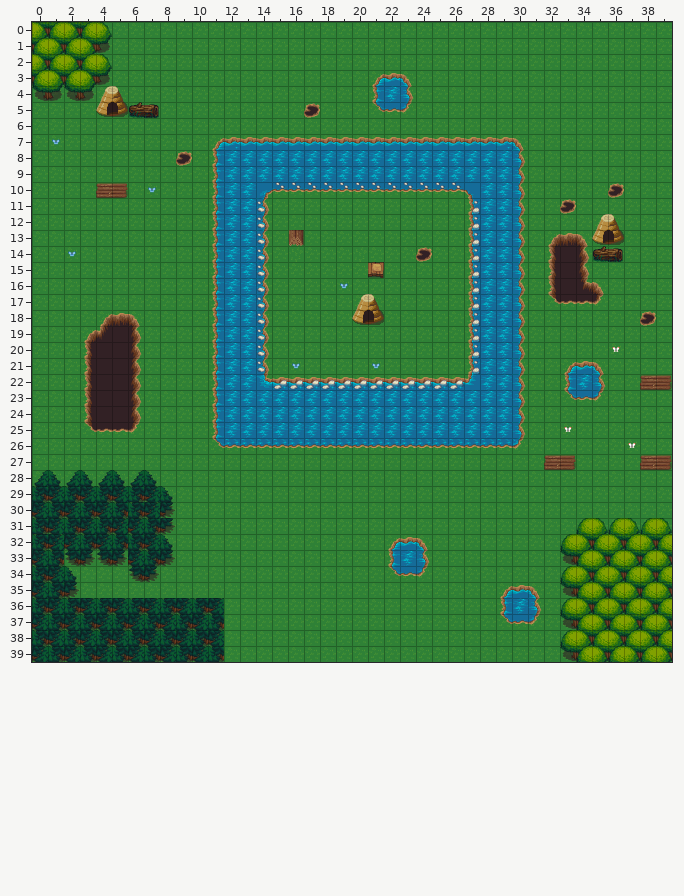
A Tiled map (JSON) gets an edit: Whereismyfriend/assets/map3.tmj. Above is the file before it was changed.
Cells are 32x32 px. Shown: x 0..39, y 0..39.
The same view after the edit:
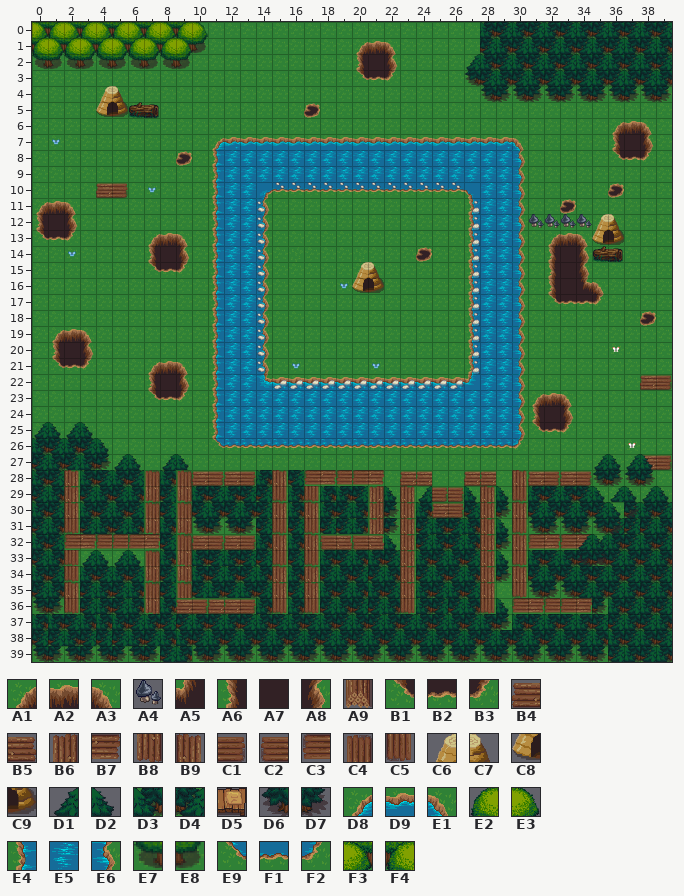
Key: from "forest_tiles": A1 6, A2 7, A3 8, A4 13, A5 21, A6 22, A7 23, A8 24, A9 30, B1 38, B2 39, B3 40, B4 43, B5 43 flipped left-right, B6 43 flipped on the diagonal, B7 43 turned 180, B8 43 turned 270, B9 43 turned 90, C1 44, C2 44 flipped left-right, C3 44 turned 180, C4 44 turned 270, C5 44 turned 90, C6 46, C7 47, C8 62, C9 63, D1 96, D2 97, D3 98, D4 99, D5 103, D6 112, D7 113, D8 116, D9 117, E1 118, E2 128, E3 129, E4 132, E5 133, E6 134, E7 144, E8 145, E9 148, F1 149, F2 150, F3 160, F4 161.
__ is an empty cell, .. an unchanged one.
See-through tiles are keyed as they look on the map.
Change:
--- layer "holelayer"
@@ x 0..23 @@
- 0 .. .. .. .. E3 .. .. .. .. .. .. .. .. .. .. .. .. .. .. .. .. .. .. ..
- 1 .. .. .. .. E8 .. .. .. .. .. .. .. .. .. .. .. .. .. .. .. __ __ __ ..
- 2 F3 F4 F3 F4 E3 .. .. .. .. .. .. .. .. .. .. .. .. .. .. .. __ __ __ ..
- 3 F4 F3 F4 F3 E8 .. .. .. .. .. .. .. .. .. .. .. .. .. .. .. __ D8 D9 E1
- 4 E7 E8 E7 E8 .. .. .. .. .. .. .. .. .. .. .. .. .. .. .. .. .. E4 E5 E6
- 5 .. .. .. .. .. .. .. .. .. .. .. .. .. .. .. .. .. .. .. .. .. E9 F1 F2
+ 0 .. .. .. .. __ .. .. .. .. .. .. .. .. .. .. .. .. .. .. .. .. .. .. ..
+ 1 .. .. .. .. __ .. .. .. .. .. .. .. .. .. .. .. .. .. .. .. A1 A2 A3 ..
+ 2 __ __ __ __ __ .. .. .. .. .. .. .. .. .. .. .. .. .. .. .. A6 A7 A8 ..
+ 3 __ __ __ __ __ .. .. .. .. .. .. .. .. .. .. .. .. .. .. .. B1 B2 B3 __
+ 4 __ __ __ __ .. .. .. .. .. .. .. .. .. .. .. .. .. .. .. .. .. __ __ __
+ 5 .. .. .. .. .. .. .. .. .. .. .. .. .. .. .. .. .. .. .. .. .. __ __ __
@@ x 0..34 @@
-11 __ __ __ .. .. .. .. .. .. .. .. .. .. .. .. .. .. .. .. .. .. .. .. .. .. .. .. .. .. .. .. .. .. .. ..
-12 __ __ __ .. .. .. .. .. .. .. .. .. .. .. .. .. .. .. .. .. .. .. .. .. .. .. .. .. .. .. .. __ __ __ __
-13 __ __ __ .. .. .. .. __ __ __ .. .. .. .. .. .. .. .. .. .. .. .. .. .. .. .. .. .. .. .. .. .. .. .. ..
-14 .. .. .. .. .. .. .. __ __ __ .. .. .. .. .. .. .. .. .. .. .. .. .. .. .. .. .. .. .. .. .. .. .. .. ..
-15 .. .. .. .. .. .. .. __ __ __ .. .. .. .. .. .. .. .. .. .. __ __ .. .. .. .. .. .. .. .. .. .. .. .. ..
-16 .. .. .. .. .. .. .. .. .. .. .. .. .. .. .. .. .. .. .. .. __ __ .. .. .. .. .. .. .. .. .. .. .. .. ..
+11 A1 A2 A3 .. .. .. .. .. .. .. .. .. .. .. .. .. .. .. .. .. .. .. .. .. .. .. .. .. .. .. .. .. .. .. ..
+12 A6 A7 A8 .. .. .. .. .. .. .. .. .. .. .. .. .. .. .. .. .. .. .. .. .. .. .. .. .. .. .. .. A4 A4 A4 A4
+13 B1 B2 B3 .. .. .. .. A1 A2 A3 .. .. .. .. .. .. .. .. .. .. .. .. .. .. .. .. .. .. .. .. .. .. .. .. ..
+14 .. .. .. .. .. .. .. A6 A7 A8 .. .. .. .. .. .. .. .. .. .. .. .. .. .. .. .. .. .. .. .. .. .. .. .. ..
+15 .. .. .. .. .. .. .. B1 B2 B3 .. .. .. .. .. .. .. .. .. .. C6 C7 .. .. .. .. .. .. .. .. .. .. .. .. ..
+16 .. .. .. .. .. .. .. .. .. .. .. .. .. .. .. .. .. .. .. .. C8 C9 .. .. .. .. .. .. .. .. .. .. .. .. ..
@@ x 0..39 @@
-18 .. .. .. .. A1 A2 A3 .. .. .. .. .. .. .. .. .. .. .. .. .. .. .. .. .. .. .. .. .. .. .. .. .. .. .. .. .. .. .. .. ..
-19 .. .. .. A1 A5 A7 A8 .. .. .. .. .. .. .. .. .. .. .. .. .. .. .. .. .. .. .. .. .. .. .. .. .. .. .. .. .. .. .. .. ..
-20 .. .. .. A6 A7 A7 A8 .. .. .. .. .. .. .. .. .. .. .. .. .. .. .. .. .. .. .. .. .. .. .. .. .. .. .. .. .. .. .. .. ..
-21 .. .. .. A6 A7 A7 A8 __ __ __ .. .. .. .. .. .. .. .. .. .. .. .. .. .. .. .. .. .. .. .. .. .. .. D8 D9 E1 .. .. .. ..
-22 .. .. .. A6 A7 A7 A8 __ __ __ .. .. .. .. .. .. .. .. .. .. .. .. .. .. .. .. .. .. .. .. .. .. .. E4 E5 E6 .. .. .. ..
-23 .. .. .. A6 A7 A7 A8 __ __ __ .. .. .. .. .. .. .. .. .. .. .. .. .. .. .. .. .. .. .. .. .. .. .. E9 F1 F2 .. .. .. ..
-24 .. .. .. A6 A7 A7 A8 .. .. .. .. .. .. .. .. .. .. .. .. .. .. .. .. .. .. .. .. .. .. .. .. .. .. .. .. .. .. .. .. ..
-25 __ __ __ B1 B2 B2 B3 .. .. .. .. .. .. .. .. .. .. .. .. .. .. .. .. .. .. .. .. .. .. .. .. .. .. .. .. .. .. .. .. ..
-26 __ __ __ __ __ .. .. .. .. .. .. .. .. .. .. .. .. .. .. .. .. .. .. .. .. .. .. .. .. .. .. .. .. .. .. .. .. .. .. ..
-27 __ __ __ __ __ __ __ .. __ __ .. .. .. .. .. .. .. .. .. .. .. .. .. .. .. .. .. .. .. .. .. .. B4 C1 .. __ __ .. .. ..
-28 D1 D2 D1 D2 D1 D2 D1 D2 __ __ __ __ __ __ __ __ __ __ __ __ __ __ .. __ __ .. .. __ __ .. __ __ __ __ __ __ __ .. .. ..
-29 D3 D4 D3 .. .. .. .. D4 D2 __ __ __ __ __ __ __ __ __ __ __ __ __ __ __ __ __ __ __ __ __ __ __ __ __ __ __ .. .. __ __
-30 D4 D3 D4 .. .. .. D3 D4 D7 __ __ __ __ __ __ __ __ __ __ __ __ __ __ __ __ __ __ __ __ __ __ __ __ __ __ __ .. __ __ __
-31 D3 D4 D3 .. .. .. D4 D3 D7 __ __ __ __ __ __ __ __ __ __ __ __ __ __ __ __ __ __ __ __ __ __ __ __ __ E2 E3 E2 E3 E2 E3
-32 .. .. D4 D3 D4 D3 D3 D4 D2 __ __ __ __ __ __ __ __ __ __ __ __ __ D8 D9 E1 __ __ __ __ __ __ __ __ E2 F3 F4 F3 F4 F3 F4
-33 .. .. D6 D7 D6 D7 D4 D3 D7 __ __ __ __ __ __ __ __ __ __ __ __ __ E4 E5 E6 __ __ __ __ __ __ __ __ E7 F4 F3 F4 F3 F4 F3
-34 .. .. D2 __ __ __ D6 D7 __ __ __ __ __ __ __ __ __ __ __ __ __ __ E9 F1 F2 __ __ __ __ __ __ __ __ E2 F3 F4 F3 F4 F3 F4
-35 .. .. D7 __ __ __ __ __ __ __ __ __ __ __ __ __ __ __ __ __ __ __ __ __ __ __ __ __ __ D8 D9 E1 __ E7 F4 F3 F4 F3 F4 F3
-36 D3 D4 D3 .. .. .. .. D4 .. D4 D3 D4 __ __ __ __ __ __ __ __ __ __ __ __ __ __ __ __ __ E4 E5 E6 __ E2 F3 F4 F3 F4 F3 F4
-37 D4 .. .. .. D4 .. .. .. .. D3 D4 D3 __ __ __ __ __ __ __ __ __ __ __ __ __ __ __ __ __ E9 F1 F2 __ E7 F4 F3 F4 F3 F4 F3
-38 D3 .. .. .. D3 .. .. .. .. D4 D3 D4 __ __ __ __ __ __ __ __ __ __ __ __ __ __ __ __ __ __ __ __ __ E2 F3 F4 F3 F4 F3 F4
-39 D4 D3 D4 D3 D4 D3 D4 D3 .. .. D4 D3 __ __ __ __ __ __ __ __ __ __ __ __ __ __ __ __ __ __ __ __ __ E7 F4 F3 F4 F3 F4 F3
+18 .. .. .. .. __ __ __ .. .. .. .. .. .. .. .. .. .. .. .. .. .. .. .. .. .. .. .. .. .. .. .. .. .. .. .. .. .. .. .. ..
+19 .. .. .. __ __ __ __ .. .. .. .. .. .. .. .. .. .. .. .. .. .. .. .. .. .. .. .. .. .. .. .. .. .. .. .. .. .. .. .. ..
+20 .. .. .. __ __ __ __ .. .. .. .. .. .. .. .. .. .. .. .. .. .. .. .. .. .. .. .. .. .. .. .. .. .. .. .. .. .. .. .. ..
+21 .. .. .. __ __ __ __ A1 A2 A3 .. .. .. .. .. .. .. .. .. .. .. .. .. .. .. .. .. .. .. .. .. .. .. __ __ __ .. .. .. ..
+22 .. .. .. __ __ __ __ A6 A7 A8 .. .. .. .. .. .. .. .. .. .. .. .. .. .. .. .. .. .. .. .. .. .. .. __ __ __ .. .. .. ..
+23 .. .. .. __ __ __ __ B1 B2 B3 .. .. .. .. .. .. .. .. .. .. .. .. .. .. .. .. .. .. .. .. .. .. .. __ __ __ .. .. .. ..
+24 .. .. .. __ __ __ __ .. .. .. .. .. .. .. .. .. .. .. .. .. .. .. .. .. .. .. .. .. .. .. .. .. .. .. .. .. .. .. .. ..
+25 D1 D2 D1 D2 __ __ __ .. .. .. .. .. .. .. .. .. .. .. .. .. .. .. .. .. .. .. .. .. .. .. .. .. .. .. .. .. .. .. .. ..
+26 D3 D4 D3 D4 D2 .. .. .. .. .. .. .. .. .. .. .. .. .. .. .. .. .. .. .. .. .. .. .. .. .. .. .. .. .. .. .. .. .. .. ..
+27 D4 D3 D4 D3 D7 D1 D2 .. D1 D2 .. .. .. .. .. .. .. .. .. .. .. .. .. .. .. .. .. .. .. .. .. .. __ __ .. D1 D2 .. .. ..
+28 D3 D4 B9 D3 D4 D3 D4 C4 D3 C4 B4 C1 B4 C1 D3 B9 D4 C3 B7 C3 C3 B7 .. B4 B4 .. .. B4 B4 .. B9 B4 C1 B4 C1 D6 D7 .. .. ..
+29 D4 D3 B9 .. .. .. .. B8 D4 B8 D3 D4 D3 D4 D4 C5 D3 C5 D3 D3 D4 B6 D2 B9 D1 C1 C1 D2 B9 D2 C5 D3 D4 D3 D4 D2 .. .. D1 D2
+30 D3 D4 B9 .. .. .. D4 C4 D4 C4 D4 D3 D4 D3 D4 B9 D3 B9 D3 D4 D3 B6 D7 B9 D3 B4 C1 D4 B9 D7 B9 D4 D3 D4 D3 D7 .. D1 D3 D4
+31 D4 D3 C5 .. .. .. D3 B8 D3 B8 D6 D7 D6 D7 D4 C5 D4 C5 D4 D4 D3 B6 D7 B9 D4 D3 D4 D3 B9 D2 C5 D6 D7 D6 D7 __ D1 D4 D4 D3
+32 .. .. C3 B7 C3 C3 C3 B7 D4 C4 B4 C1 B4 C1 D3 B9 D3 B9 C2 B5 C2 B5 D2 B9 D4 D3 D4 D3 B9 D7 B9 C3 B7 C3 B7 D1 D3 D4 D3 D4
+33 .. .. C5 D1 D2 D1 D2 C4 D3 B8 D3 D4 D3 D4 D4 C5 D4 C5 D3 D4 D3 D3 D4 B9 D3 D4 D3 D4 B9 D2 C5 D3 D4 D3 D4 D6 D4 D3 D4 D3
+34 .. .. C5 D3 D4 D3 D4 B8 D4 B8 D3 D4 D3 D4 D3 B9 D3 B9 D4 D3 D4 D4 D3 B9 D4 D3 D4 D3 B9 D7 B9 D4 D3 D4 D3 D4 D3 D4 D3 D4
+35 .. .. B9 D4 D3 D4 D3 C4 D4 C4 D4 D3 D4 D3 D4 B9 D4 B9 D3 D4 D3 D3 D4 B9 D3 D4 D3 D4 B9 __ C5 D6 D7 D6 D4 D3 D4 D3 D4 D3
+36 D6 D7 C5 .. .. .. .. B8 .. B4 C1 B4 B4 C1 D3 C5 D3 C5 D4 D3 D4 D4 D3 C5 D3 D4 D4 D3 C5 D2 C3 B7 C3 C3 B7 D7 D3 D4 D3 D4
+37 D3 .. .. .. D3 .. .. .. .. D4 D3 D4 D3 D4 D3 D4 D3 D4 D3 D4 D3 D4 D3 D4 D3 D4 D3 D4 D3 D7 D3 D4 D3 D4 D3 D4 D4 D3 D4 D3
+38 D4 .. .. .. D4 .. .. .. .. D3 D4 D3 D4 D3 D4 D3 D4 D3 D4 D3 D4 D3 D4 D3 D4 D3 D4 D3 D4 D3 D4 D3 D4 D3 D4 D3 D3 D4 D3 D4
+39 D6 D7 D6 D7 D6 D7 D6 D7 .. .. D6 D7 D6 D7 D6 D7 D6 D7 D6 D7 D6 D7 D6 D7 D6 D7 D6 D7 D6 D7 D6 D7 D6 D7 D6 D7 D4 D3 D4 D3
--- layer "riverLayer"
@@ x 0..39 @@
- 0 .. .. .. .. __ __ __ __ __ __ __ .. .. .. .. .. .. .. .. .. .. .. .. .. .. .. .. .. __ __ __ __ __ __ __ __ __ __ __ __
- 1 .. .. .. .. __ __ __ __ __ __ __ .. .. .. .. .. .. .. .. .. .. .. .. .. .. .. .. .. __ __ __ __ __ __ __ __ __ __ __ __
- 2 __ __ __ __ __ __ __ __ __ __ .. .. .. .. .. .. .. .. .. .. .. .. .. .. .. .. .. __ __ __ __ __ __ __ __ __ __ __ __ __
- 3 .. .. .. .. .. .. .. .. .. .. .. .. .. .. .. .. .. .. .. .. .. .. .. .. .. .. .. __ __ __ __ __ __ __ __ __ __ __ __ __
- 4 .. .. .. .. .. .. .. .. .. .. .. .. .. .. .. .. .. .. .. .. .. .. .. .. .. .. .. .. __ __ __ __ __ __ __ __ __ __ __ __
+ 0 .. .. .. .. F3 F4 F3 F4 F3 F4 E3 .. .. .. .. .. .. .. .. .. .. .. .. .. .. .. .. .. D3 D4 D3 D4 D3 D4 D3 D4 D3 D4 D3 D4
+ 1 .. .. .. .. F4 F3 F4 F3 F4 F3 E8 .. .. .. .. .. .. .. .. .. .. .. .. .. .. .. .. .. D4 D3 D4 D3 D4 D3 D4 D3 D4 D3 D4 D3
+ 2 E7 E8 E7 E8 E7 E8 E7 E8 E7 E8 .. .. .. .. .. .. .. .. .. .. .. .. .. .. .. .. .. D1 D3 D4 D3 D4 D3 D4 D3 D4 D3 D4 D3 D4
+ 3 .. .. .. .. .. .. .. .. .. .. .. .. .. .. .. .. .. .. .. .. .. .. .. .. .. .. .. D6 D4 D3 D4 D3 D4 D3 D4 D3 D4 D3 D4 D3
+ 4 .. .. .. .. .. .. .. .. .. .. .. .. .. .. .. .. .. .. .. .. .. .. .. .. .. .. .. .. D6 D7 D6 D7 D6 D7 D6 D7 D6 D7 D6 D7
@@ x 36..38 @@
- 6 __ __ __
- 7 __ __ __
- 8 __ __ __
+ 6 A1 A2 A3
+ 7 A6 A7 A8
+ 8 B1 B2 B3
@@ x 16..16 @@
-13 A9
+13 __
@@ x 21..21 @@
-15 D5
+15 __
@@ x 1..21 @@
-17 .. .. .. .. .. .. .. .. .. .. .. .. .. .. .. .. .. .. .. C6 C7
-18 .. .. .. .. .. .. .. .. .. .. .. .. .. .. .. .. .. .. .. C8 C9
-19 __ __ __ .. .. .. .. .. .. .. .. .. .. .. .. .. .. .. .. .. ..
-20 __ __ __ .. .. .. .. .. .. .. .. .. .. .. .. .. .. .. .. .. ..
-21 __ __ __ .. .. .. .. .. .. .. .. .. .. .. .. .. .. .. .. .. ..
+17 .. .. .. .. .. .. .. .. .. .. .. .. .. .. .. .. .. .. .. __ __
+18 .. .. .. .. .. .. .. .. .. .. .. .. .. .. .. .. .. .. .. __ __
+19 A1 A2 A3 .. .. .. .. .. .. .. .. .. .. .. .. .. .. .. .. .. ..
+20 A6 A7 A8 .. .. .. .. .. .. .. .. .. .. .. .. .. .. .. .. .. ..
+21 B1 B2 B3 .. .. .. .. .. .. .. .. .. .. .. .. .. .. .. .. .. ..
@@ x 31..33 @@
-23 __ __ __
-24 __ __ __
-25 __ __ __
+23 A1 A2 A3
+24 A6 A7 A8
+25 B1 B2 B3
@@ x 34..38 @@
-27 .. .. .. __ __
-28 .. .. .. __ __
-29 .. .. __ __ ..
-30 .. __ __ __ ..
-31 .. __ __ .. ..
-32 __ __ .. .. ..
-33 __ __ .. .. ..
+27 .. .. .. D1 D2
+28 .. .. .. D6 D7
+29 .. .. D1 D2 ..
+30 .. D1 D2 D7 ..
+31 .. D6 D7 .. ..
+32 D1 D2 .. .. ..
+33 D6 D7 .. .. ..
Where, in picture pixels (left, top, right, bottom), the same in both pictures:
changed: (32, 22, 208, 101)
added: (465, 22, 672, 102)
changed: (356, 41, 413, 113)
added: (612, 121, 653, 161)
changed: (32, 201, 672, 662)
